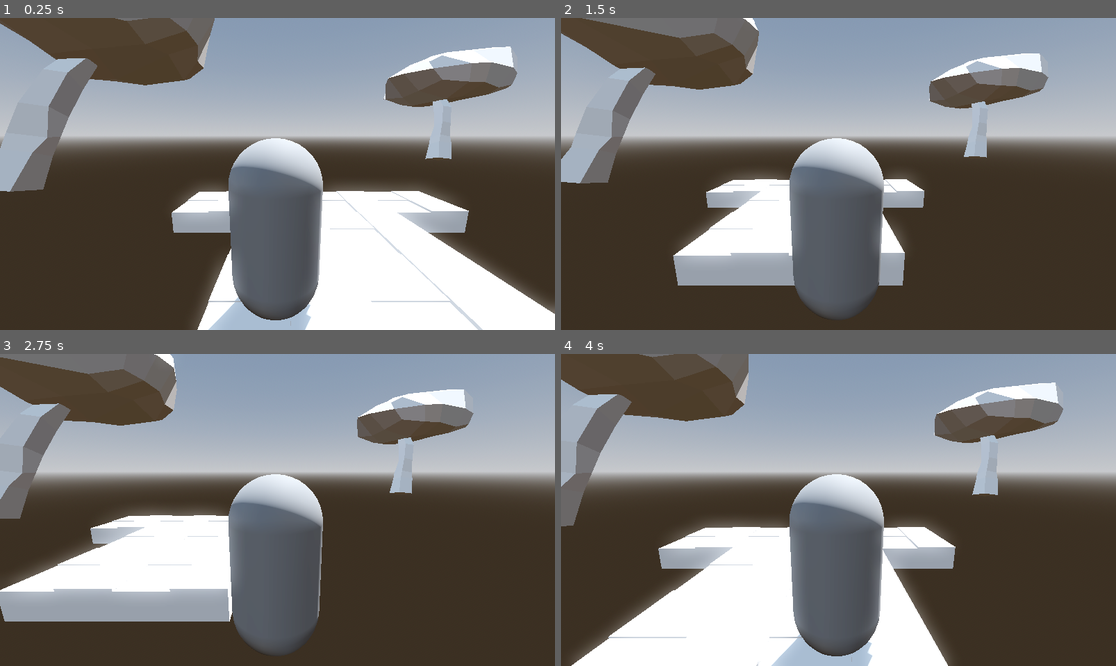
Above: before the commit, frames 1-4 (two rows, left to right).
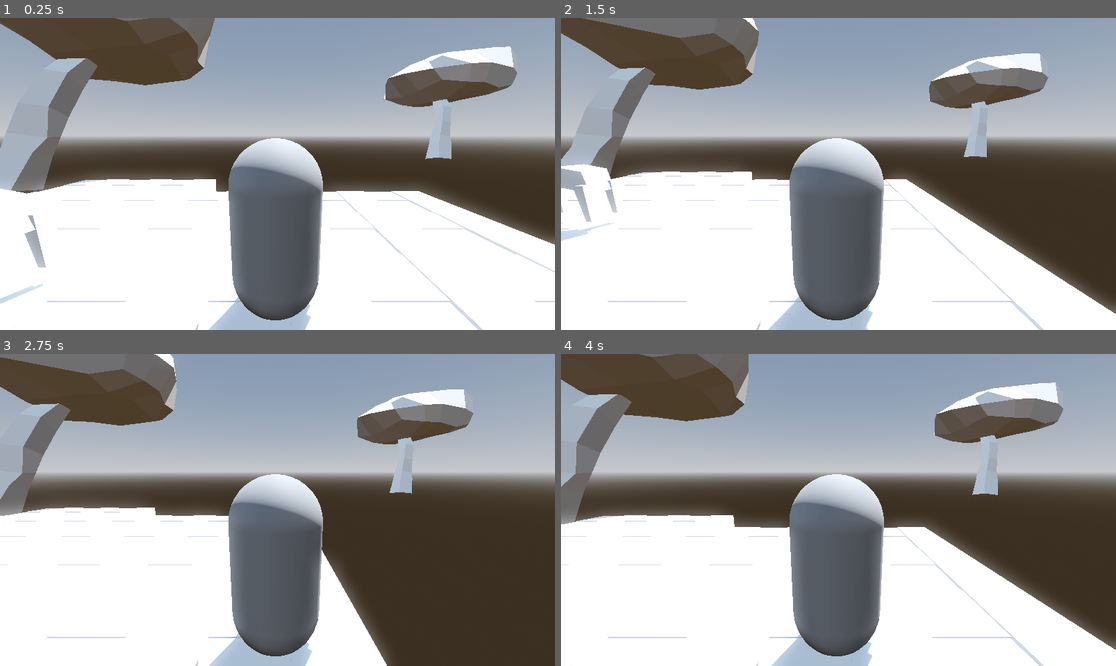
Above: after the commit, the same moments.

Repository: hazimbharis/smallgodotgame
Game: Godot game, scene res://tmp/main.tscn
Two runs of this game, one before a commit and one after it. Both use one fixed random seed, a clock stepped at 60 frames per second and the inputs below. This scene is started directly instead of the project's main scene.
Inputs:
- Up to frame 1 (0.25 s): no input
- Up to frame 2 (1.5 s): tap Enter at 0.5 s; hold Right (ui_right) 0.53-1.28 s; tap Space at 1.25 s; hold Down (ui_down) from 1.28 s (still down)
- Up to frame 3 (2.75 s): tap Enter at 2 s; release Down (ui_down) at 2.03 s; hold Right (ui_right) from 2.03 s (still down)
- Up to frame 4 (4 s): tap Space at 2.75 s; release Right (ui_right) at 2.78 s; hold Up (ui_up) 2.78-3.53 s; tap Enter at 3.5 s; hold Left (ui_left) from 3.53 s (still down)

The runs differ from the first frame. In frame 1, 23% of the frame differs, in the area x 0-100%, y 49-100%; in frame 2, 32%, in the area x 0-100%, y 46-100%; in frame 3, 18%; in frame 4, 19%.

Commit message:
merged with main
i think i got it right i hope

Diff:
--- a/tmp/main.tscn
+++ b/tmp/main.tscn
@@ -30,10 +30,18 @@
 transform = Transform3D(-0.866025, -0.433013, 0.25, 0, 0.5, 0.866025, -0.5, 0.75, -0.433013, 0, 0, 0)
 shadow_enabled = true
 
+[node name="GridMap2" type="GridMap" parent="."]
+transform = Transform3D(1, 0, 0, 0, 1, 0, 0, 0, 1, 0, 2, 0)
+mesh_library = ExtResource("1_f5v4g")
+cell_size = Vector3(2, 0.5, 2)
+data = {
+"cells": PackedInt32Array(65535, 0, 2, 65533, 2, 2, 65533, 65535, 2)
+}
+
 [node name="GridMap" type="GridMap" parent="."]
 mesh_library = ExtResource("1_f5v4g")
 data = {
-"cells": PackedInt32Array(1, 65535, 0, 1, 0, 0, 2, 65535, 0, …(76 unchanged characters)… 1, 65524, 32, 1, 14, 11, 1, 12, 65523, 1)
+"cells": PackedInt32Array(1, 65535, 0, 1, 0, 0, 2, 65535, 0, …(76 unchanged characters)… 1, 65524, 32, 1, 14, 11, 1, 12, 65523, 1, 0, 65535, 0, 0, 0, 0, 0, 1, 0, 1, 1, 0, 2, 1, 0, 3, 1, 0, 3, 0, 0, 3, 65535, 0, 3, 2, 0, 2, 2, 0, 1, 2, 0, 0, 2, 0, 65535, 2, 0, 65534, 2, 0, 65534, 1, 0, 65534, 0, 0, 65533, 0, 0, 65533, 65535, 0, 65533, 65534, 0, 65533, 65533, 0, 65534, 65533, 0, 65535, 65533, 0, 65535, 65534, 0, 65535, 65535, 0, 65535, 0, 0, 65535, 1, 0, 65534, 65535, 0, 65534, 65534, 0, 65532, 0, 0, 65532, 1, 0, 65533, 1, 0, 65533, 2, 0, 65532, 2, 0)
 }
 
 [node name="CharacterBody3D" type="CharacterBody3D" parent="."]
Not shown, added: assets/graphics/models/environment/BrickWall1Side.glb.import
Binary file added: assets/graphics/models/environment/BrickWall1Side_BrickWallTexture.png
Not shown, added: assets/graphics/models/environment/BrickWall1Side_BrickWallTexture.png.import
Not shown, added: assets/graphics/models/environment/BrickWall2Side.glb.import
Not shown, added: assets/graphics/models/environment/BrickWall2SideCorner.glb.import
Binary file added: assets/graphics/models/environment/BrickWall2SideCorner_BrickWallTexture.png
Not shown, added: assets/graphics/models/environment/BrickWall2SideCorner_BrickWallTexture.png.import
Binary file added: assets/graphics/models/environment/BrickWall2Side_BrickWallTexture.png
Not shown, added: assets/graphics/models/environment/BrickWall2Side_BrickWallTexture.png.import
Not shown, added: assets/graphics/models/environment/BrickWall3Side.glb.import
Binary file added: assets/graphics/models/environment/BrickWall3Side_BrickWallTexture.png
Not shown, added: assets/graphics/models/environment/BrickWall3Side_BrickWallTexture.png.import
(and 48 more such lines)
